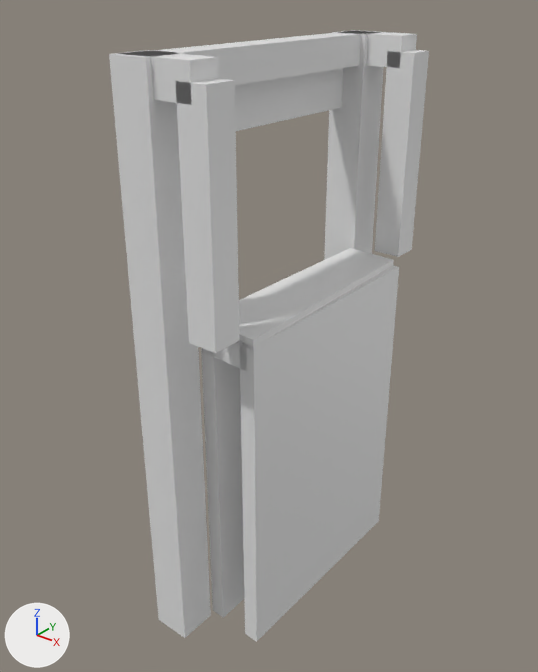
What one commit did to the glTF model models/goor/goor-brug-1182f338/goor-brug-1182f338.glb.
Before and after are seen from a 50 mm camera at (11.92, -16.78, 8.96) aimed at (-1.17, -0.41, -1.19). The axes (+X, +Y, +Z) are drawn at lower left. The lights are the same throughout. The first picture is the older version.

Objects in the first picture: 'building:balans', 'building:balans 2', 'building:contragewicht', 'building:hamei', 'building:hamei 2', 'building:hangstang', 'building:hangstang 2', 'building:portaal', 'road:dek', 'road:landhoofd (aangenomen)', 'road:landhoofd (aangenomen) 2', 'road:rijbaan lokale weg'.
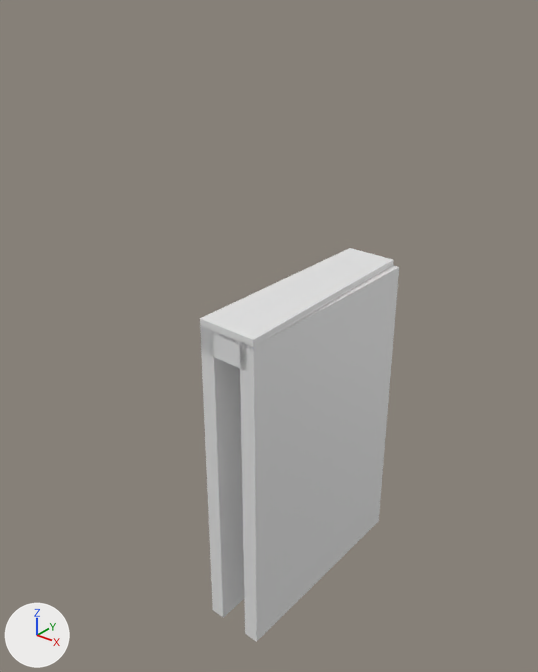
Changed parts and their boxes [x1, y1, x2, y2] in the pictures (538 x 672 px):
'building:hamei 2', deleted
    before: [109, 50, 211, 638]
'building:hangstang 2', deleted
    before: [175, 79, 240, 353]
'building:hamei', deleted
    before: [324, 30, 384, 260]
'building:hangstang', deleted
    before: [375, 50, 429, 257]
'building:portaal', deleted
    before: [153, 32, 361, 85]
'building:contragewicht', deleted
    before: [235, 68, 343, 131]
'building:balans 2', deleted
    before: [118, 51, 219, 105]
'building:balans', deleted
    before: [342, 31, 417, 68]

What changed in the scene script:
```text
Remove ob_building_hamei:
    ob_building_hamei = bpy.data.objects.new('building:hamei', me_hamei)
    ob_building_hamei.location = (0.0, 0.0, 0.0)
Remove ob_building_hamei_2:
    ob_building_hamei_2 = bpy.data.objects.new('building:hamei 2', me_hamei_2)
    ob_building_hamei_2.location = (0.0, 0.0, 0.0)
Remove ob_building_portaal:
    ob_building_portaal = bpy.data.objects.new('building:portaal', me_portaal)
    ob_building_portaal.location = (0.0, 0.0, 0.0)
Remove ob_building_balans:
    ob_building_balans = bpy.data.objects.new('building:balans', me_balans)
    ob_building_balans.location = (0.0, 0.0, 0.0)
Remove ob_building_hangstang:
    ob_building_hangstang = bpy.data.objects.new('building:hangstang', me_hangstang)
    ob_building_hangstang.location = (0.0, 0.0, 0.0)
Remove ob_building_balans_2:
    ob_building_balans_2 = bpy.data.objects.new('building:balans 2', me_balans_2)
    ob_building_balans_2.location = (0.0, 0.0, 0.0)
Remove ob_building_hangstang_2:
    ob_building_hangstang_2 = bpy.data.objects.new('building:hangstang 2', me_hangstang_2)
    ob_building_hangstang_2.location = (0.0, 0.0, 0.0)
Remove ob_building_contragewicht:
    ob_building_contragewicht = bpy.data.objects.new('building:contragewicht', me_contragewicht)
    ob_building_contragewicht.location = (0.0, 0.0, 0.0)
```
